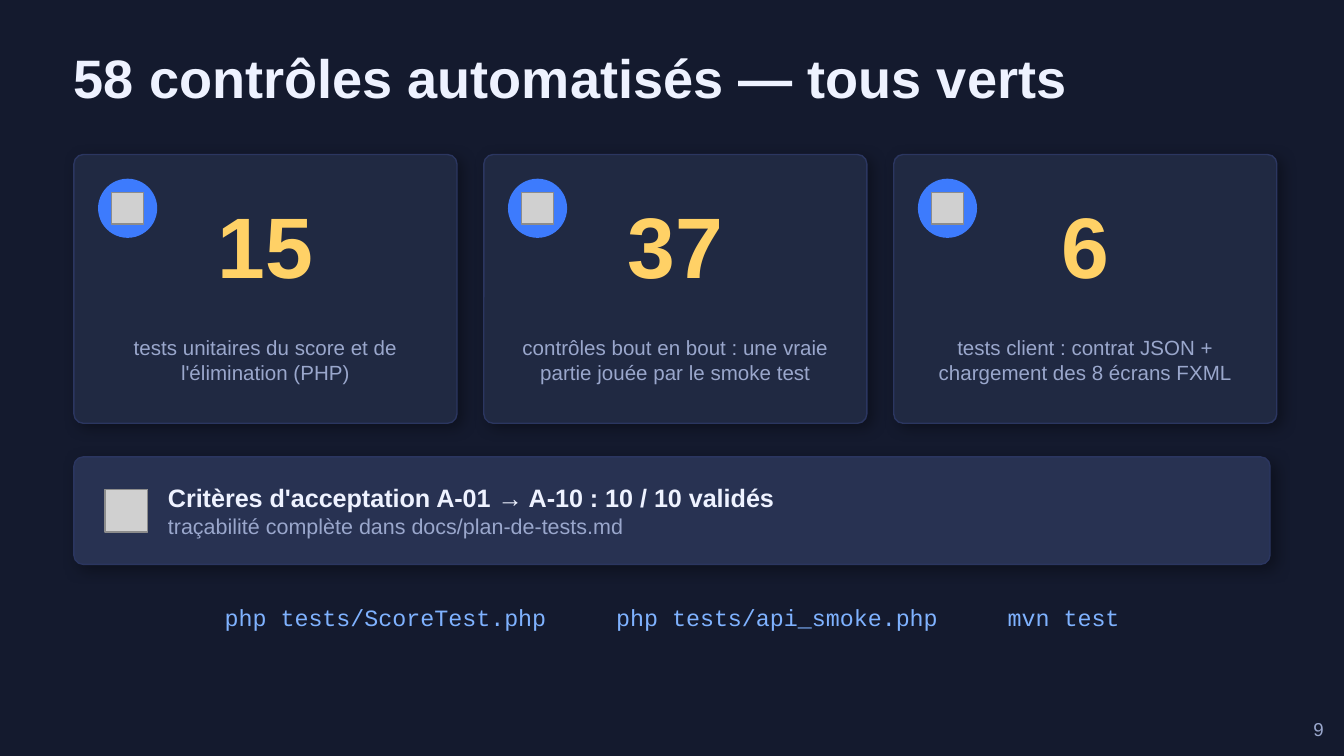
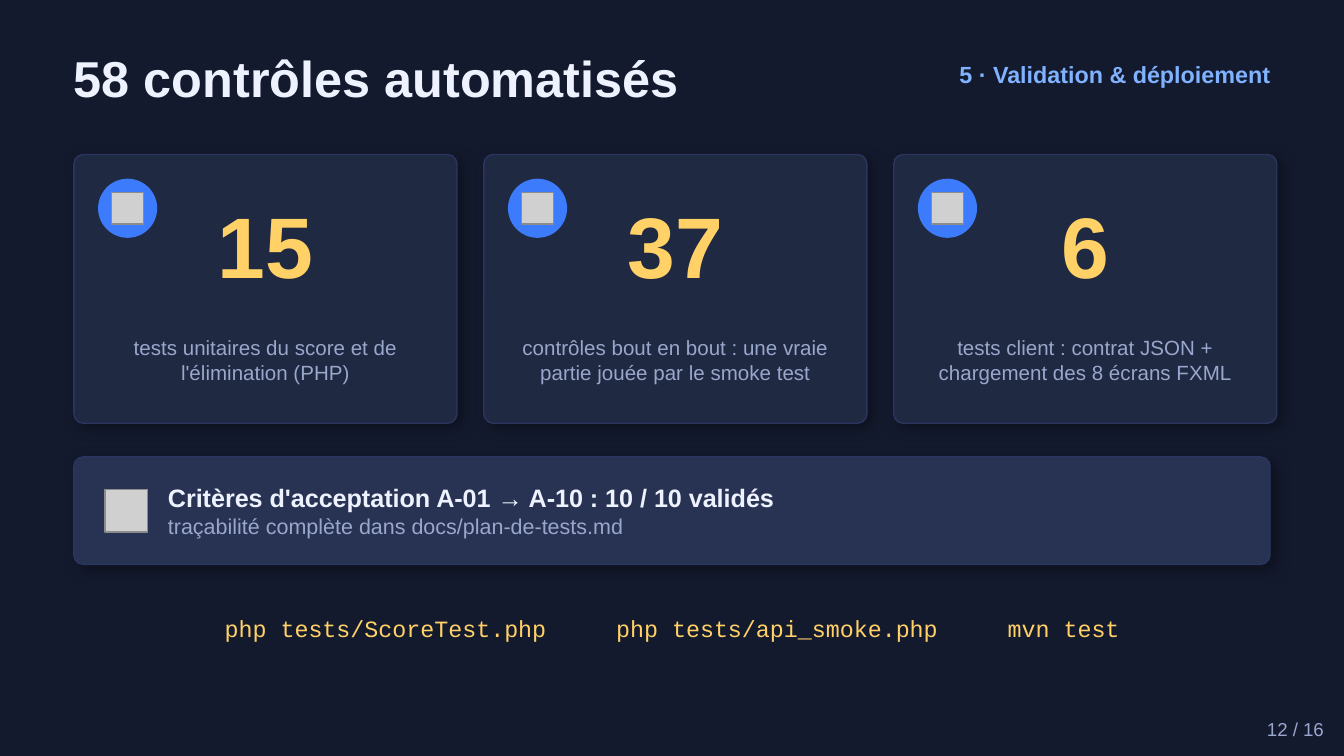
Before and after one commit to AdaMakchi/android-project-adham-marrakchi, a slide deck: slide 12 of docs/Soutenance_QuizArena.pptx (slide 9 before the commit). Drawn at 1344x756 pixels with LibreOffice and Linux fonts; fonts in the diff are those of the drawing; grey boxes stand for pictures. Boxes give left, top, right and bottom in pixels: in the first picture for what was removed or moved away, otherwise in the second. Text is boxed around its words. In the diff, an @@ line names an element or a change of style, - is before the commit and + after.

```diff
--- a/docs/Soutenance_QuizArena.pptx
+++ b/docs/Soutenance_QuizArena.pptx
@@ text at <box>74,59,679,98</box>: text changed; size 29 to 27 pt @@
-58 contrôles automatisés — tous verts
+58 contrôles automatisés
@@ text added at <box>959,66,1270,88</box>, 12.5 pt, text #7FB2FF, bold @@
+5 · Validation & déploiement
@@ text "php tests/ScoreTest.php php tests/api_smoke.php mvn ...": place and size @@
-text "php tests/ScoreTest.php php tests/api_smoke.php mvn ..." at <box>225,609,1120,631</box>
+text "php tests/ScoreTest.php php tests/api_smoke.php mvn ..." at <box>225,620,1120,642</box>
@@ text "php tests/ScoreTest.php php tests/api_smoke.php mvn ..." at <box>225,620,1120,642</box>: text colour #7FB2FF to #FFD166 @@
@@ text added at <box>1267,723,1324,736</box>, 10 pt, text #9AA7CC @@
+12 / 16
@@ text removed at <box>1313,723,1323,736</box> @@
-9
```
Also in this commit, not shown: 6 other slides changed, 9 slides added, 5 slides removed.
